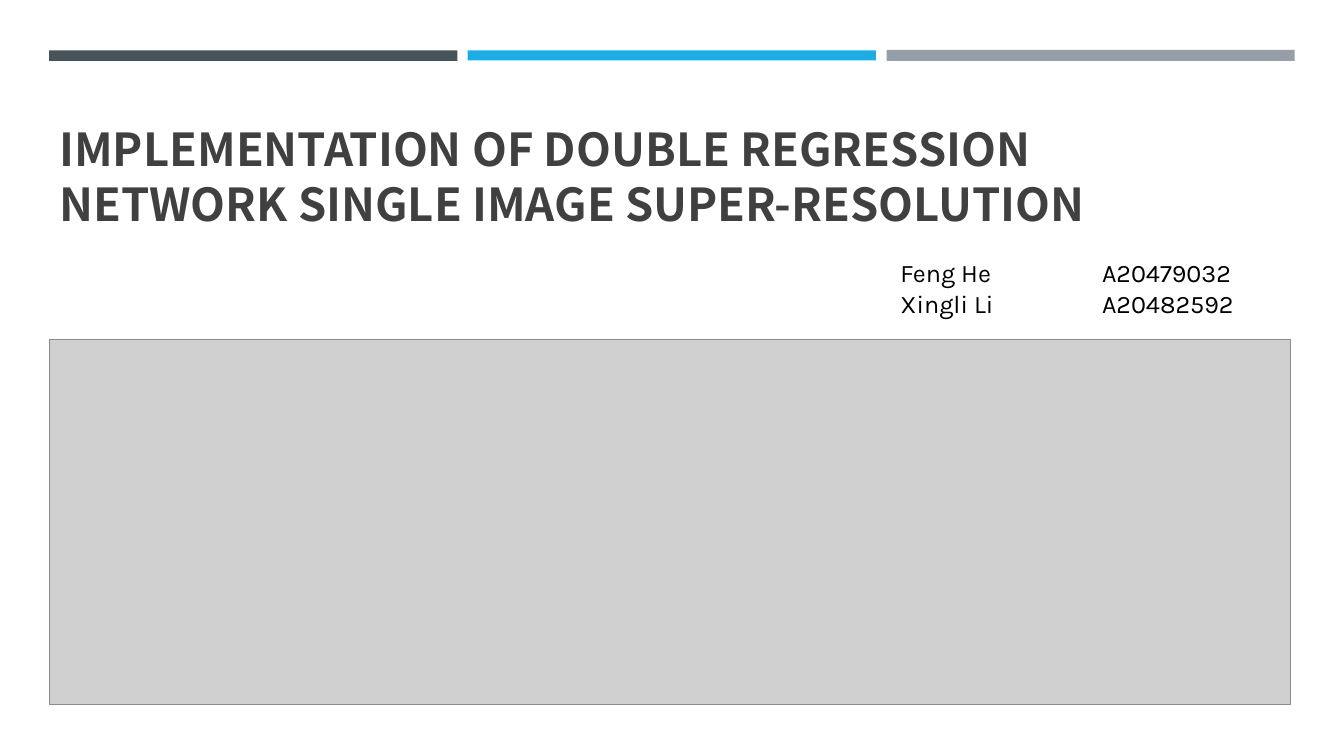
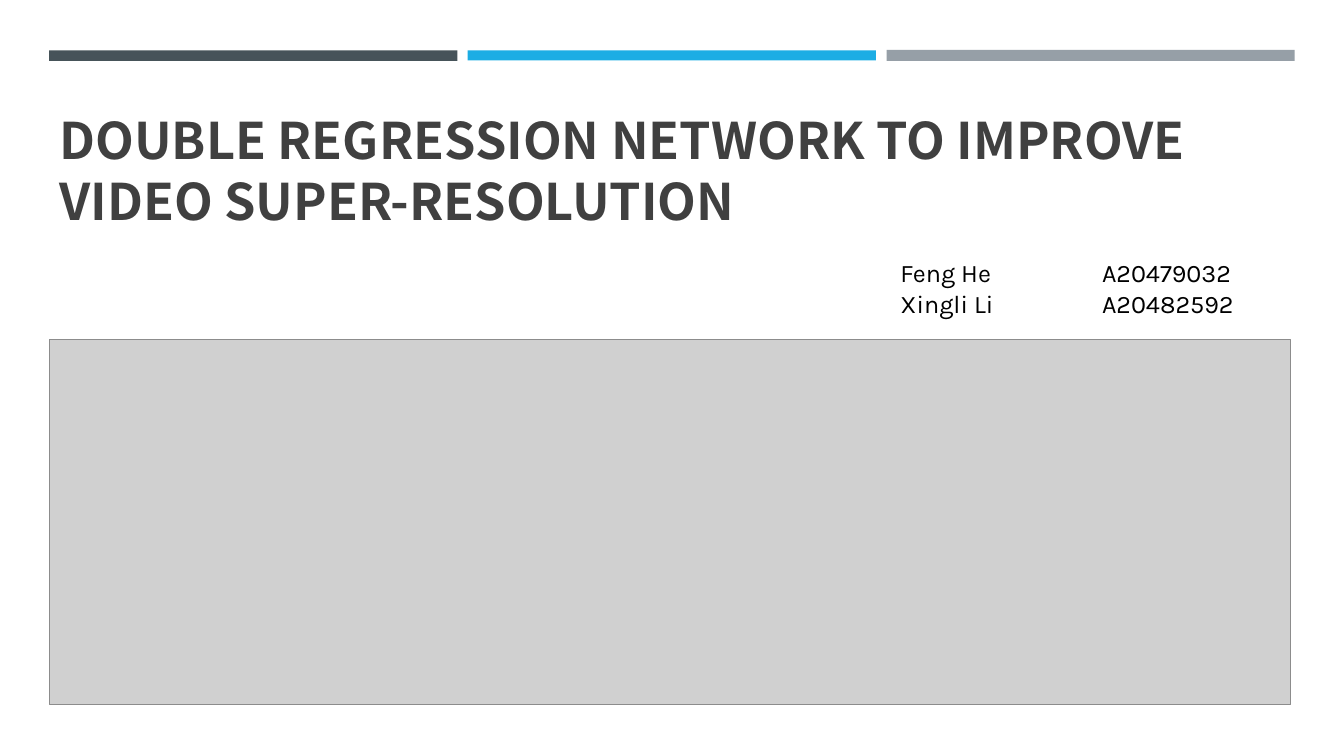
Before and after one commit to zxbszcd/cs584project, a slide deck: slide 1 of doc/Presentation.pptx. Drawn at 1344x756 pixels with LibreOffice and Linux fonts; fonts in the diff are those of the drawing; grey boxes stand for pictures. Boxes give left, top, right and bottom in pixels: in the first picture for what was removed or moved away, otherwise in the second. Text is boxed around its words. In the diff, an @@ line names an element or a change of style, - is before the commit and + after.

Commit message:
update

```diff
--- a/doc/Presentation.pptx
+++ b/doc/Presentation.pptx
@@ title at (x1=59, y1=121, x2=1185, y2=221): text changed; size 32.4 to 36 pt @@
-IMPLEMENTATION OF DOUBLE REGRESSION NETWORK SINGLE IMAGE SUPER-RESOLUTION
+DOUBLE REGRESSION NETWORK TO IMPROVE VIDEO SUPER-RESOLUTION
```
Also in this commit, not shown: 1 other slide changed, 1 slide added.
